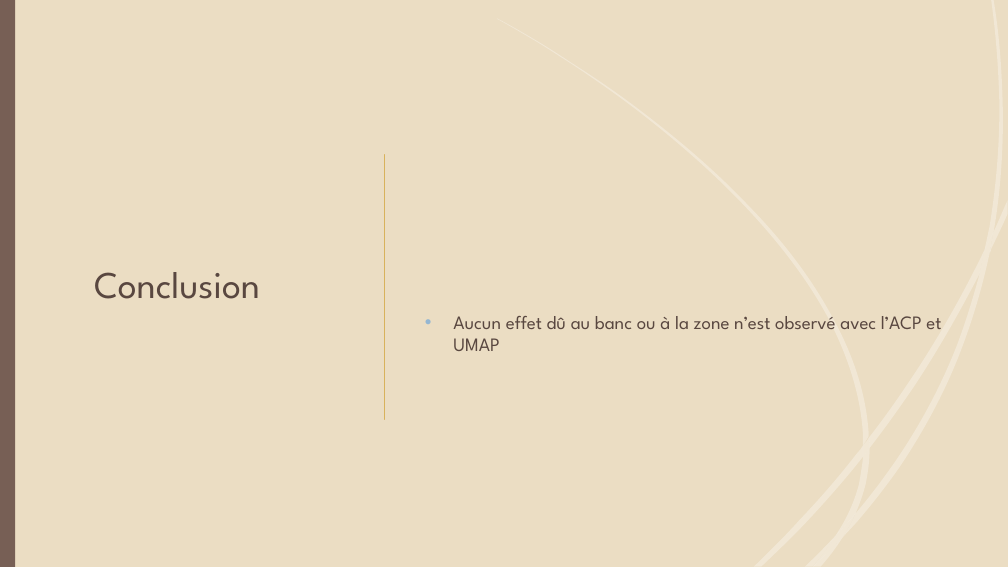
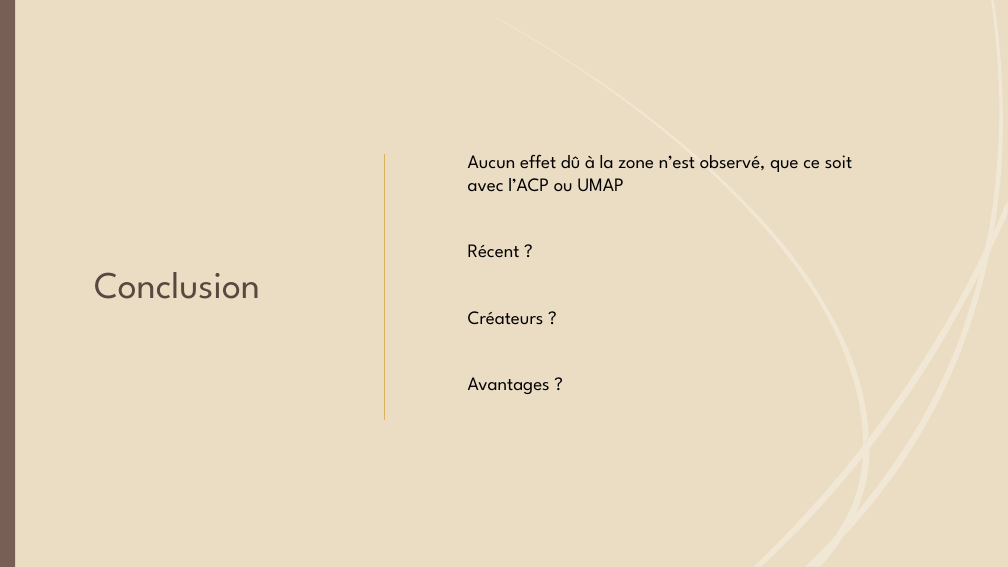
Before and after one commit to Phi-gif/DataViz, a slide deck: slide 15 of diapo.pptx (slide 8 before the commit). Drawn at 1008x567 pixels with LibreOffice and Linux fonts; fonts in the diff are those of the drawing. Boxes give left, top, right and bottom in pixels: in the first picture for what was removed or moved away, otherwise in the second. Text is boxed around its words. In the diff, an @@ line names an element or a change of style, - is before the commit and + after.

```diff
--- a/diapo.pptx
+++ b/diapo.pptx
@@ text at bbox=[468, 154, 852, 394]: text changed; text colour #594740 to #000000 @@
-• Aucun effet dû au banc ou à la zone n’est observé avec l’ACP et UMAP
+Aucun effet dû à la zone n’est observé, que ce soit avec l’ACP ou UMAP
+Récent ?
+Créateurs ?
+Avantages ?
```
Also in this commit, not shown: 2 other slides changed, 11 slides added, 4 slides removed.
